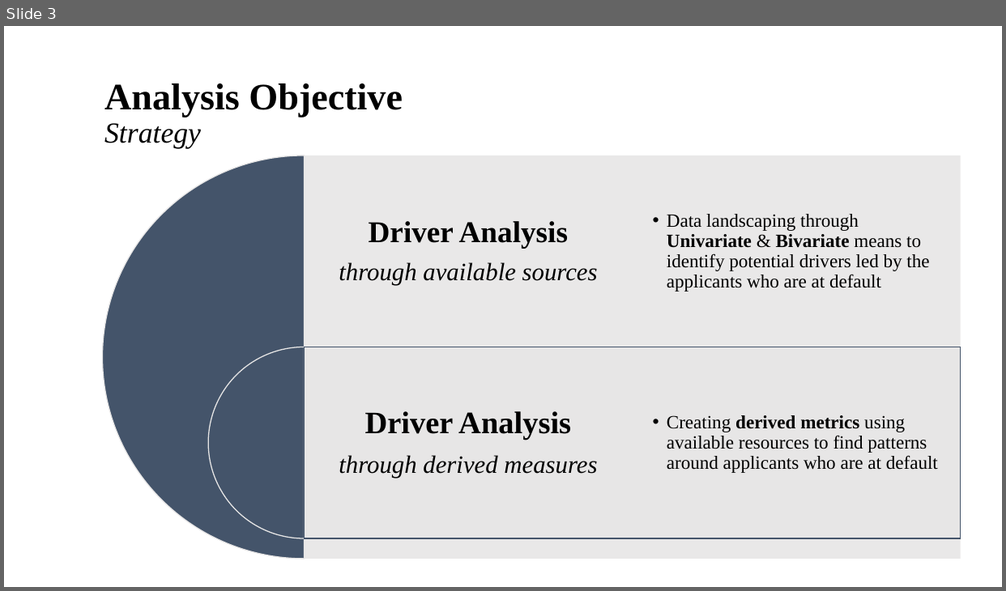
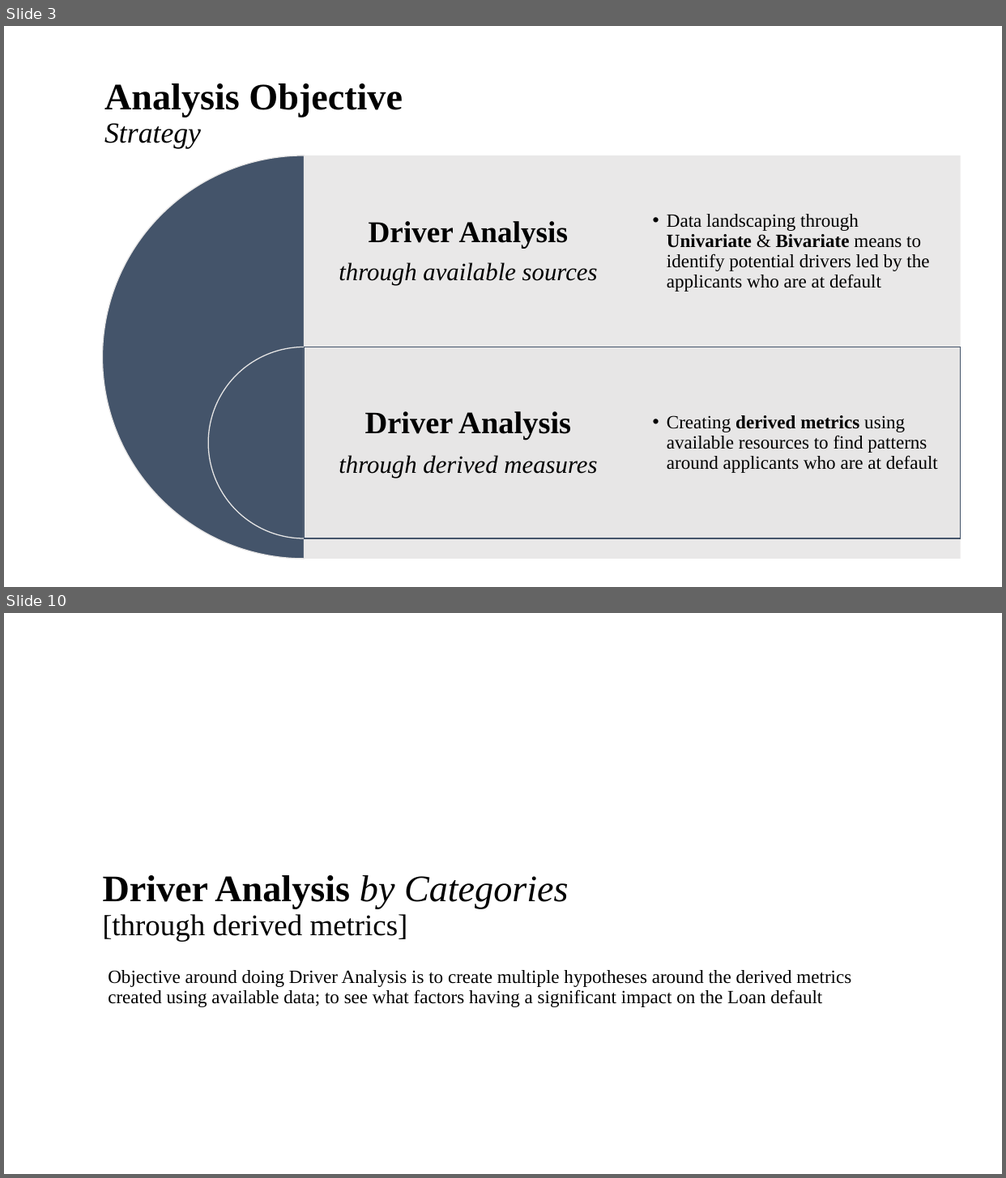
Before and after one commit to brijesh1100/P2-Gramener-Case-Study, a slide deck: Gramener_Case_Study_Presentation_SS.pptx. Shown one above the other, each under a label of ours: slide 3 before the commit, slides 3 and 10 after it; the slides between them are not shown. The pictures are 1006x591 and 1006x1178 pixels, drawn with LibreOffice and Linux fonts; fonts in the diff are those of the drawing; background and template pictures are left out. Boxes give left, top, right and bottom in pixels: in the first picture for what was removed or moved away, otherwise in the second. Text is boxed around its words. In the diff, an @@ line names an element or a change of style, - is before the commit and + after.

```diff
--- a/Gramener_Case_Study_Presentation_SS.pptx
+++ b/Gramener_Case_Study_Presentation_SS.pptx
@@ slide 10 added at box(4, 613, 1002, 1174), background #FFFFFF @@
@@ title added at box(103, 875, 569, 941), 36 pt, text #000000 @@
+Driver Analysis by Categories
+[through derived metrics]
@@ text added at box(108, 970, 851, 1007), 18 pt, text #000000 @@
+Objective around doing Driver Analysis is to create multiple hypotheses around the derived metrics created using available data; to see what factors having a significant impact on the Loan default
```
Also in this commit, not shown: 3 slides changed, 4 other slides added.
